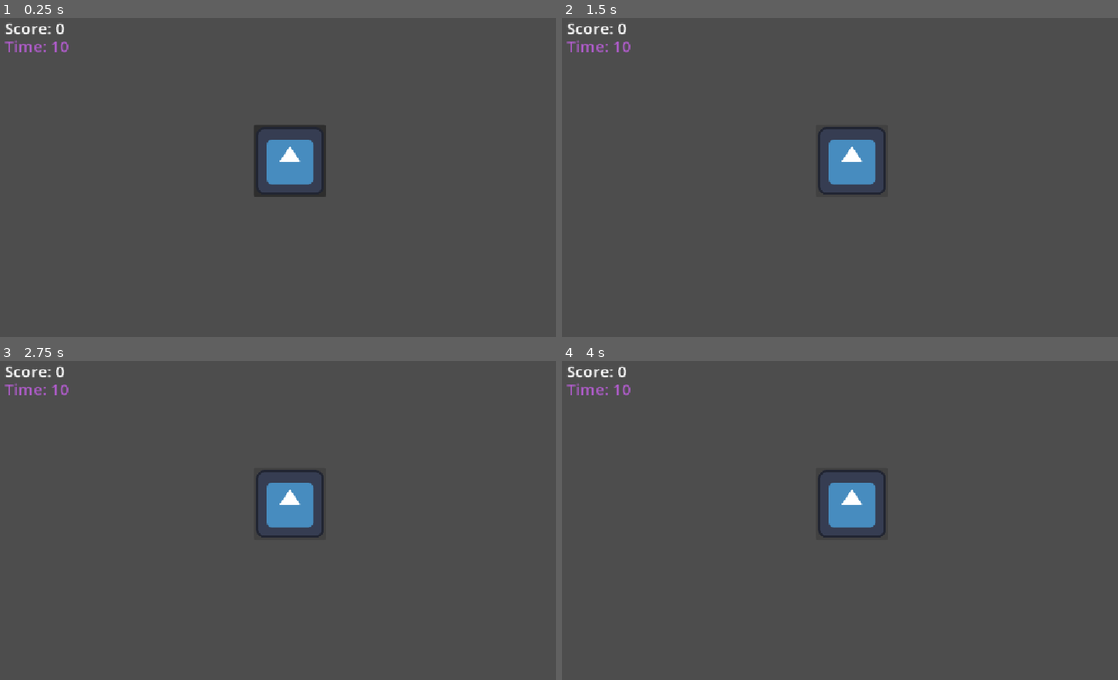
Above: before the commit, frames 1-4 (two rows, left to right).
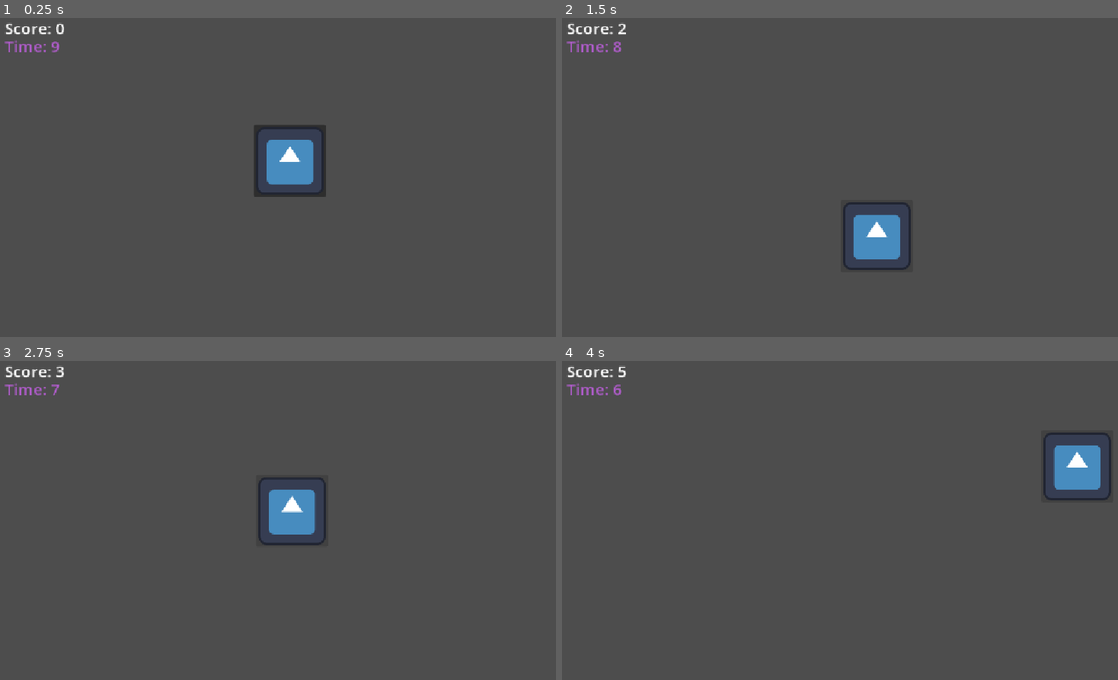
Above: after the commit, the same moments.

Repository: alstonStone/Godot_101
Game: Godot game, scene res://world.tscn
The game is run twice, just before and just after one commit, with the same random seed, the same clock (stepped at 60 frames per second) and the same inputs. The engine's default icon, where the game draws it, is replaced by a stand-in: a white triangle on a blue panel in a dark square.
Inputs (mouse positions are in pixels of both pictures, inside the frame that each line leads up to; where the layout moved, square brackets give the same spot in the first picture):
- Up to frame 1 (0.25 s): no input
- Up to frame 2 (1.5 s): click (851, 161) at 0.5 s; click (717, 167) [851, 161] at 1.25 s
- Up to frame 3 (2.75 s): click (316, 577) [289, 504] at 2 s
- Up to frame 4 (4 s): tap Enter at 2.75 s; tap Space at 3.5 s

The runs differ from the first frame. In frame 1, less than 0.1% of the frame differs, in the area x 9-13%, y 7-11%; in frame 2, 3.1%, in the area x 9-63%, y 1-79%; in frame 3, 1.3%; in frame 4, 3.1%.

Commit message:
101 course complete

Diff:
--- a/whack-a-godot/world.gd
+++ b/whack-a-godot/world.gd
@@ -1,32 +1,24 @@
 extends Node2D
 
-var max_health = 100
-var current_health = 100
-var potions_remainting = 3
-var potion_strength = 40
 
-func _ready():
-	take_damage(70)
-	print(get_status())
-	drink_potion()
-	print(get_status())
-	take_damage(200)
-	print(get_status())
-	print(is_alive())
-	pass
+var score = 0
+
+func increase_score():
+	score += 1
+	$ScoreLabel.text = "Score: "+str(score)
+	var new_x = randi_range(100,1000)
+	var new_y = randi_range(100,500)
+	$Button.position = Vector2(new_x,new_y)
 
 
-func get_status():
-	var hp_string = "HP: "+str(current_health)+"/"+str(max_health)
-	var potion_count_string = "Potions: "+str(potions_remainting)
-	return hp_string+" | "+potion_count_string
+func game_over():
+	$ScoreLabel.text = "Time's up! Final score: "+str(score)
+	$Button.visible = false
+	$TimeLabel.visible = false
 
-func take_damage(amount:int):
-	current_health = clamp(current_health-amount, 0, max_health)
+func _process(delta:float) -> void:
+	update_time_label()
 
-func drink_potion():
-	potions_remainting -= 1
-	current_health = clamp(current_health + potion_strength, 0, max_health)
-
-func is_alive():
-	return "Alive: "+str(current_health > 0)
+func update_time_label():
+	var time_left = int($Timer.get_time_left())
+	$TimeLabel.text = "Time: "+str(time_left)
--- a/whack-a-godot/world.tscn
+++ b/whack-a-godot/world.tscn
@@ -29,3 +29,11 @@
 theme_override_colors/font_color = Color(0.6867961, 0.36054665, 0.79260105, 1)
 theme_override_font_sizes/font_size = 30
 text = "Time: 10"
+
+[node name="Timer" type="Timer" parent="." unique_id=843614393]
+wait_time = 10.0
+one_shot = true
+autostart = true
+
+[connection signal="pressed" from="Button" to="." method="increase_score"]
+[connection signal="timeout" from="Timer" to="." method="game_over"]
